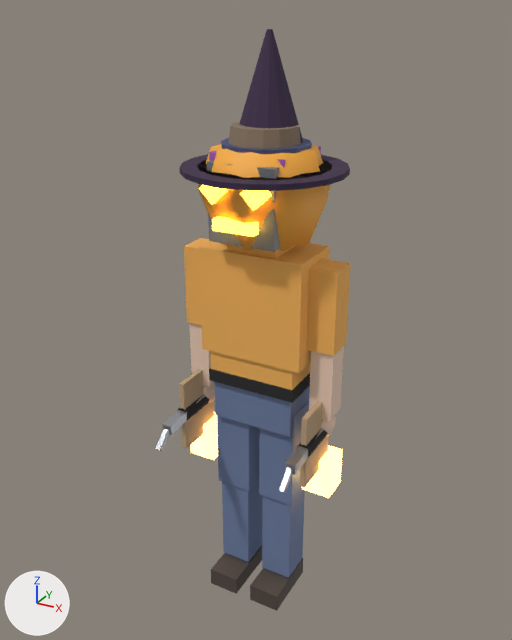
A saved change to the glTF model public/models/character.glb.
Rendered twice from a 50 mm lens placed at (1.19, -2.23, 2.36), pointed at (-0.04, 0.01, 1.24). Every picture has the same lights, and +X, +Y and +Z are marked at lower left. The picture after the commit comes second. Where no turn or scale is listed for an object, it has been applied to the vertices.

Names of what the first picture shows: 'Clipboard.001', 'Hips', 'LowerArm_L', 'LowerLeg_L', 'LowerLeg_R', 'PumpkinHead', 'Torso', 'UpperArm_L', 'UpperLeg_L', 'UpperLeg_R', 'Witch_Brim', 'Witch_Cone' and 21 more.
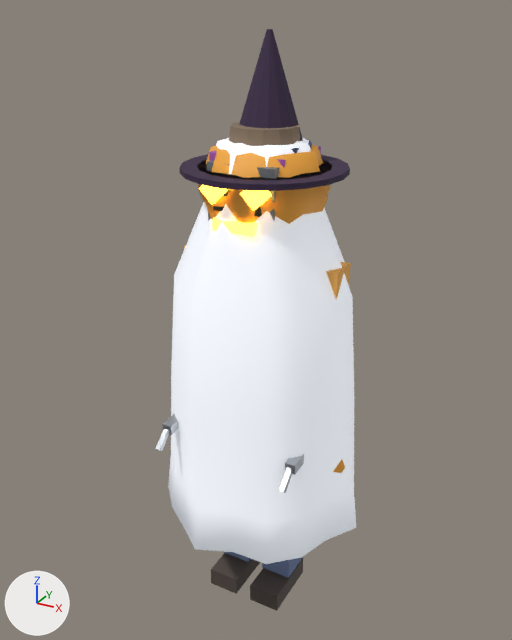
Changed parts and their boxes [x1, y1, x2, y2] in the pictures (512 x 640 px):
'GhostCostume', added: after [168, 138, 356, 564]
'GhostCostume_Eyes', added (mostly hidden): after [213, 189, 262, 217]
'CandyBag_Pail', added (mostly hidden): after [333, 460, 345, 473]
'Torso', unchanged, covered by the edit: before [199, 241, 329, 390]
'UpperArm_L', unchanged, covered by the edit: before [306, 259, 351, 356]; after [326, 262, 351, 300]
'LowerLeg_L', unchanged, covered by the edit: before [262, 490, 305, 578]; after [262, 557, 302, 578]
'Hips', unchanged, covered by the edit: before [215, 382, 310, 437]

What the commit changed:
Material 'GhostSheet' (mat_ghostsheet) is new.
Its base color is (0.95, 0.95, 1.0) (white #f9f9ff).
Its roughness is 0.6.
Its emission color is (0.25, 0.275, 0.3) (grey #898f95).
Its emission strength is 1.0.
Mesh me_candybag_pail is new.
It has 57 vertices, 110 faces and spans x -0.12..0.12, y -0.117..0.117, z -0.24..-0.01.
It uses material mat_pumpkin (orange #f9ad3f).
Mesh me_ghostcostume_eyes is new.
It consists of a box spanning x -0.09..-0.03, y -0.205..-0.175, z 0.705..0.795; a box spanning x 0.03..0.09, y -0.205..-0.175, z 0.705..0.795.
It uses material mat_c_dark (black #272727).
Mesh me_ghostcostume is new.
It has 109 vertices, 214 faces and spans x -0.4..0.43, y -0.42..0.42, z -0.6..0.96.
It uses material mat_ghostsheet (white #f9f9ff, glowing grey #898f95).
Object 'CandyBag_Pail' (ob_candybag_pail) is new; it shows me_candybag_pail.
Its location is (0.27, 0.0, 0.86).
Object 'GhostCostume_Eyes' (ob_ghostcostume_eyes) is new; it shows me_ghostcostume_eyes.
Its location is (0.0, 0.0, 1.02).
Object 'GhostCostume' (ob_ghostcostume) is new; it shows me_ghostcostume.
Its location is (0.0, 0.0, 1.02).
